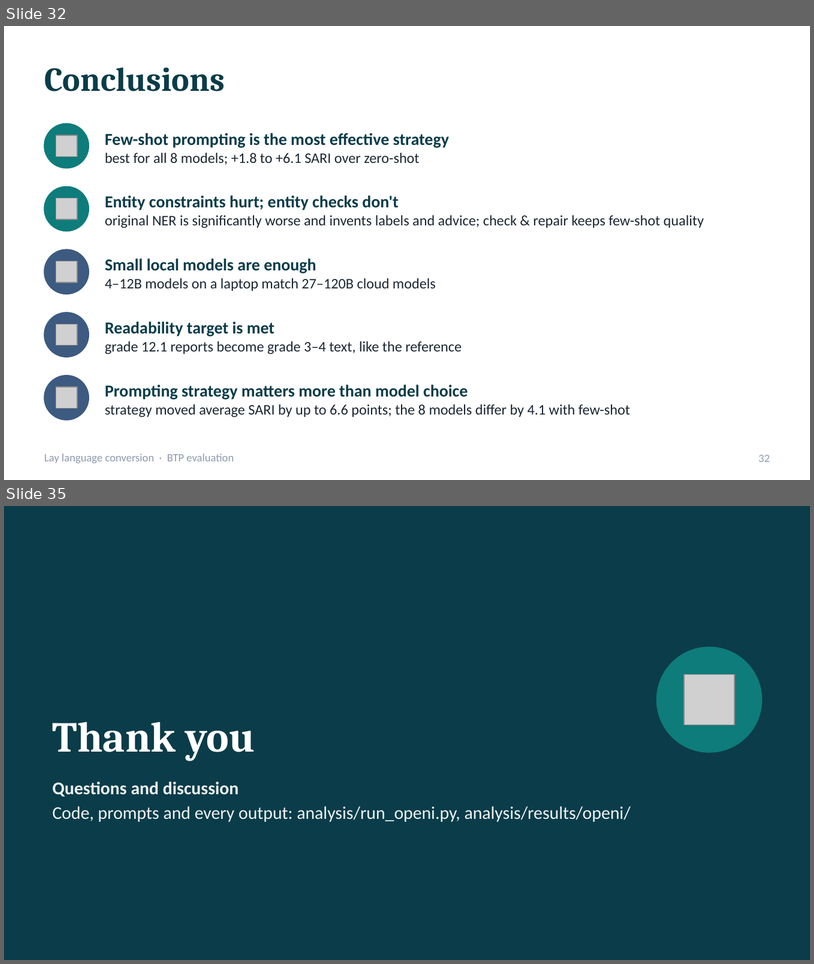
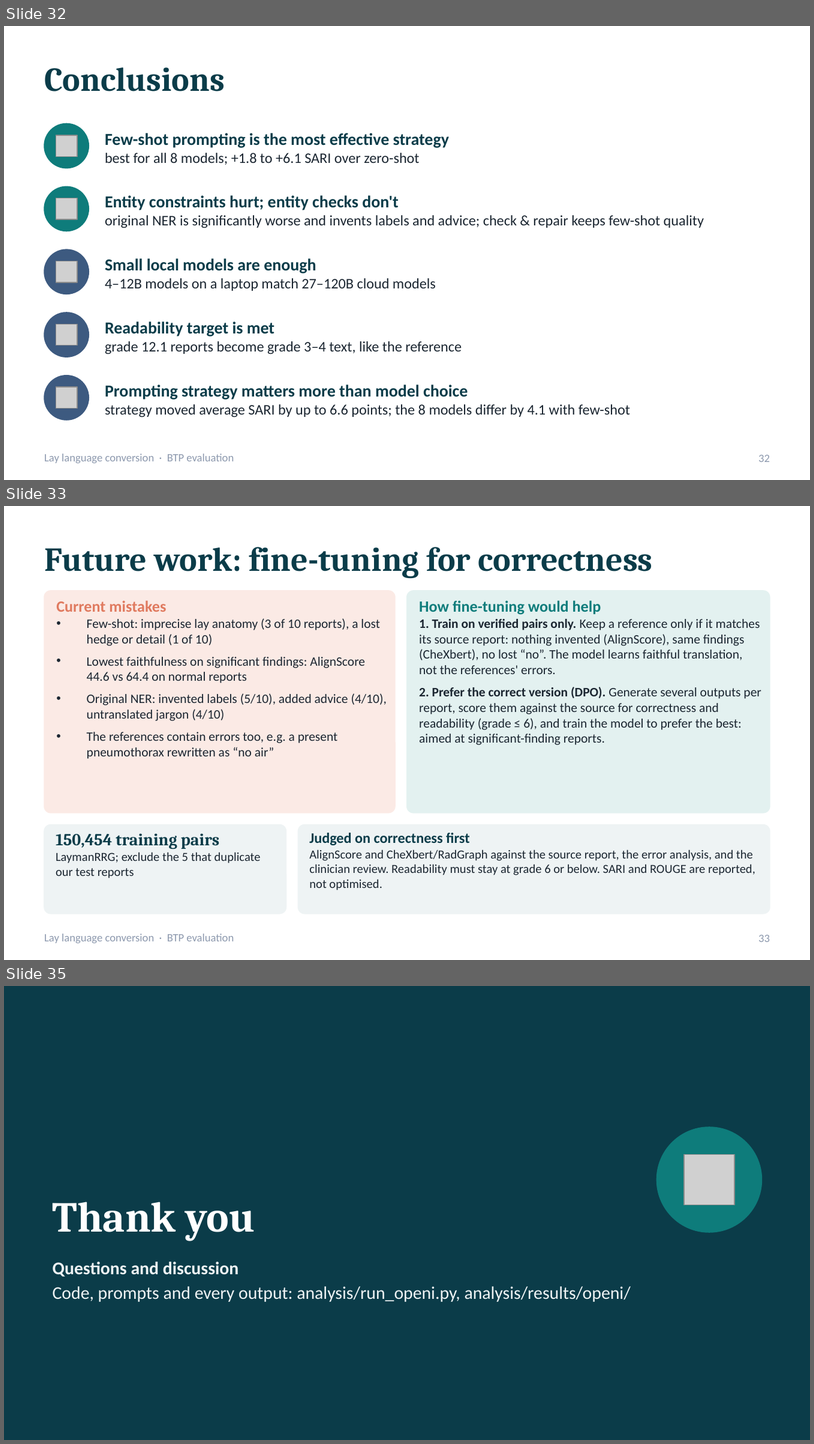
Before and after one commit to bibesgotthevibes/btp-Project, a slide deck: docs/BTP_Lay_Language_Conversion_Evaluation.pptx. Shown one above the other, each under a label of ours: slides 32 and 35 before the commit, slides 32, 33 and 35 after it; the slides between them are not shown. The pictures are 814x964 and 814x1444 pixels, drawn with LibreOffice and Linux fonts; fonts in the diff are those of the drawing; grey boxes stand for pictures. Boxes give left, top, right and bottom in pixels: in the first picture for what was removed or moved away, otherwise in the second. Text is boxed around its words. In the diff, an @@ line names an element or a change of style, - is before the commit and + after.

```diff
--- a/docs/BTP_Lay_Language_Conversion_Evaluation.pptx
+++ b/docs/BTP_Lay_Language_Conversion_Evaluation.pptx
@@ slide 33 added at (4, 506, 810, 960), background #FFFFFF; not listed: 1 template element that a slide beside it also shows @@
@@ title added at (44, 547, 653, 579), 30 pt, text #0B3C49, bold @@
+Future work: fine-tuning for correctness
@@ rounded rectangle added at (44, 591, 395, 813), fill #FBEAE5, outline #FBEAE5 1 pt @@
@@ rounded rectangle added at (407, 591, 770, 813), fill #E3F1F0, outline #E3F1F0 1 pt @@
@@ text added at (56, 600, 387, 759), 11.5 pt, text #1B2631 @@
+Current mistakes
+• Few-shot: imprecise lay anatomy (3 of 10 reports), a lost hedge or detail (1 of 10)
+• Lowest faithfulness on significant findings: AlignScore 44.6 vs 64.4 on normal reports
+• Original NER: invented labels (5/10), added advice (4/10), untranslated jargon (4/10)
+• The references contain errors too, e.g. a present pneumothorax rewritten as “no air”
@@ text added at (419, 600, 761, 745), 11.5 pt, text #1B2631 @@
+How fine-tuning would help
+1. Train on verified pairs only. Keep a reference only if it matches its source report: nothing invented (AlignScore), same findings (CheXbert), no lost “no”. The model learns faithful translation, not the references' errors.
+2. Prefer the correct version (DPO). Generate several outputs per report, score them against the source for correctness and readability (grade ≤ 6), and train the model to prefer the best: aimed at significant-finding reports.
@@ rounded rectangle added at (44, 825, 286, 913), fill #EEF3F4, outline #EEF3F4 1 pt @@
@@ rounded rectangle added at (299, 825, 770, 913), fill #EEF3F4, outline #EEF3F4 1 pt @@
@@ text added at (56, 833, 261, 878), 11 pt, text #1B2631 @@
+150,454 training pairs
+LaymanRRG; exclude the 5 that duplicate our test reports
@@ text added at (309, 832, 756, 890), 11 pt, text #1B2631 @@
+Judged on correctness first
+AlignScore and CheXbert/RadGraph against the source report, the error analysis, and the clinician review. Readability must stay at grade 6 or below. SARI and ROUGE are reported, not optimised.
@@ page number added at (759, 934, 770, 942), 10 pt, text #8D99AE @@
+33
```
Also in this commit, not shown: 1 slide changed, 1 slide removed.
